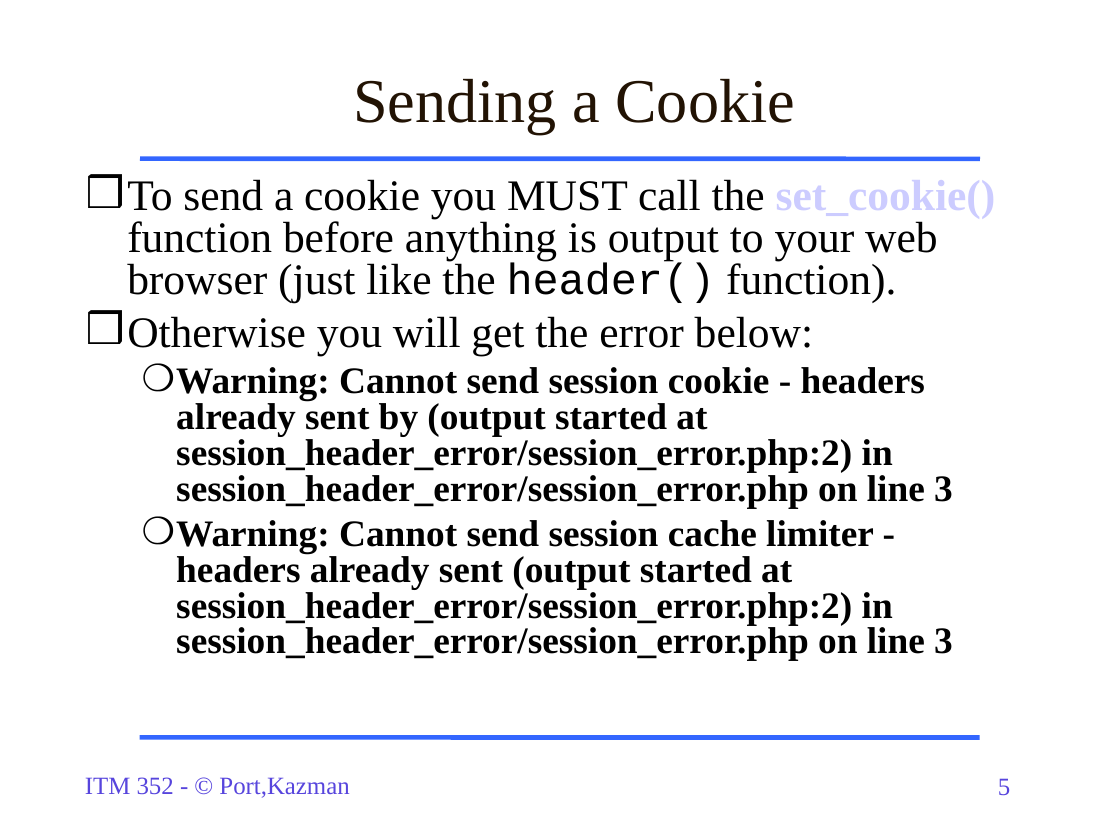
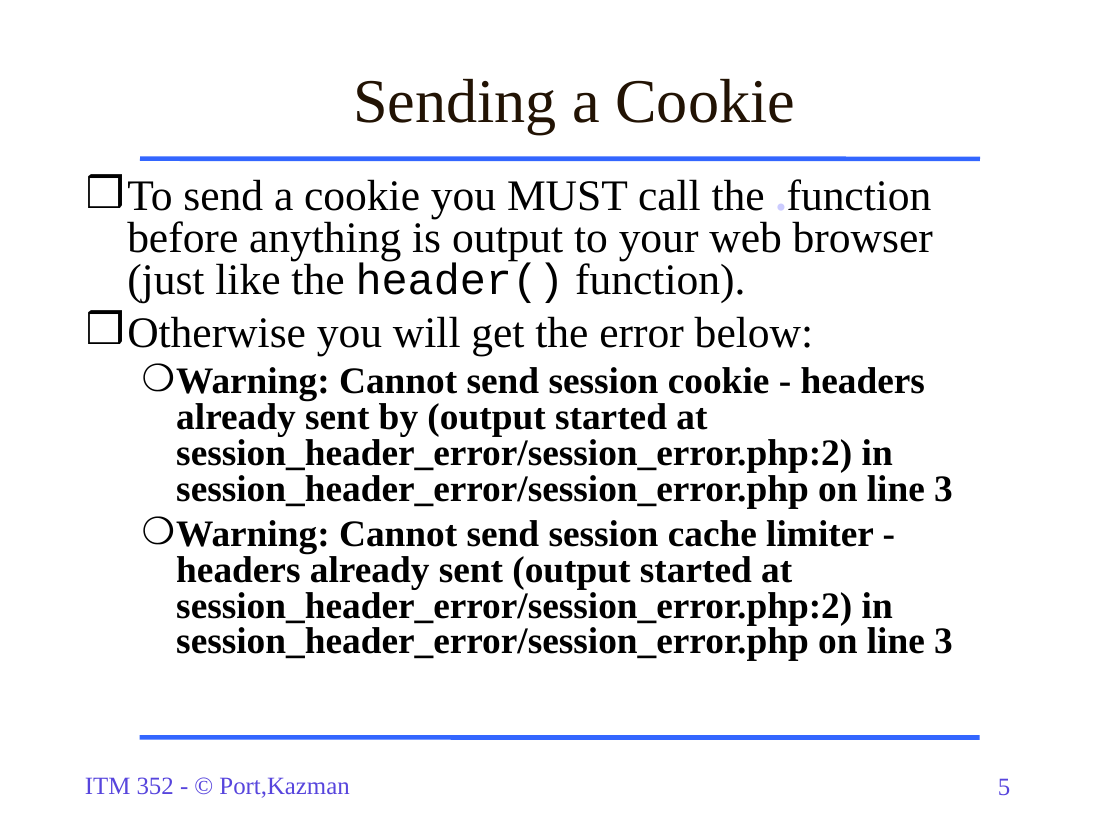
Before and after one commit to dport96/ITM352, a slide deck: slide 5 of morea/170.Cookies-Sessions/ITM352_Cookies_Sessions.ppt. Drawn at 1120x840 pixels with LibreOffice and Linux fonts; fonts in the diff are those of the drawing. Boxes give left, top, right and bottom in pixels: in the first picture for what was removed or moved away, otherwise in the second. Text is boxed around its words. In the diff, an @@ line names an element or a change of style, - is before the commit and + after.

```diff
--- a/morea/170.Cookies-Sessions/ITM352_Cookies_Sessions.ppt
+++ b/morea/170.Cookies-Sessions/ITM352_Cookies_Sessions.ppt
@@ text at <box>127,179,933,303</box>: text changed @@
-❒ To send a cookie you MUST call the set_cookie() function before anything is output to your web browser (just like the header() function).
+❒ To send a cookie you MUST call the .function before anything is output to your web browser (just like the header() function).
```
Also in this commit, not shown: 5 other slides changed, 2 slides added, 8 slides removed, 1 other file.
